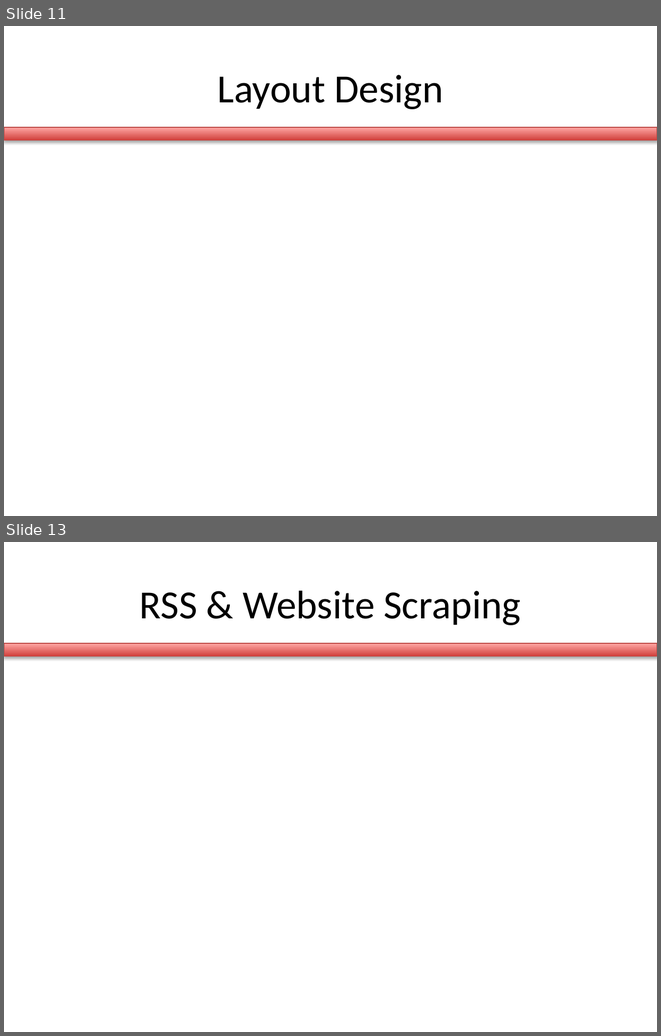
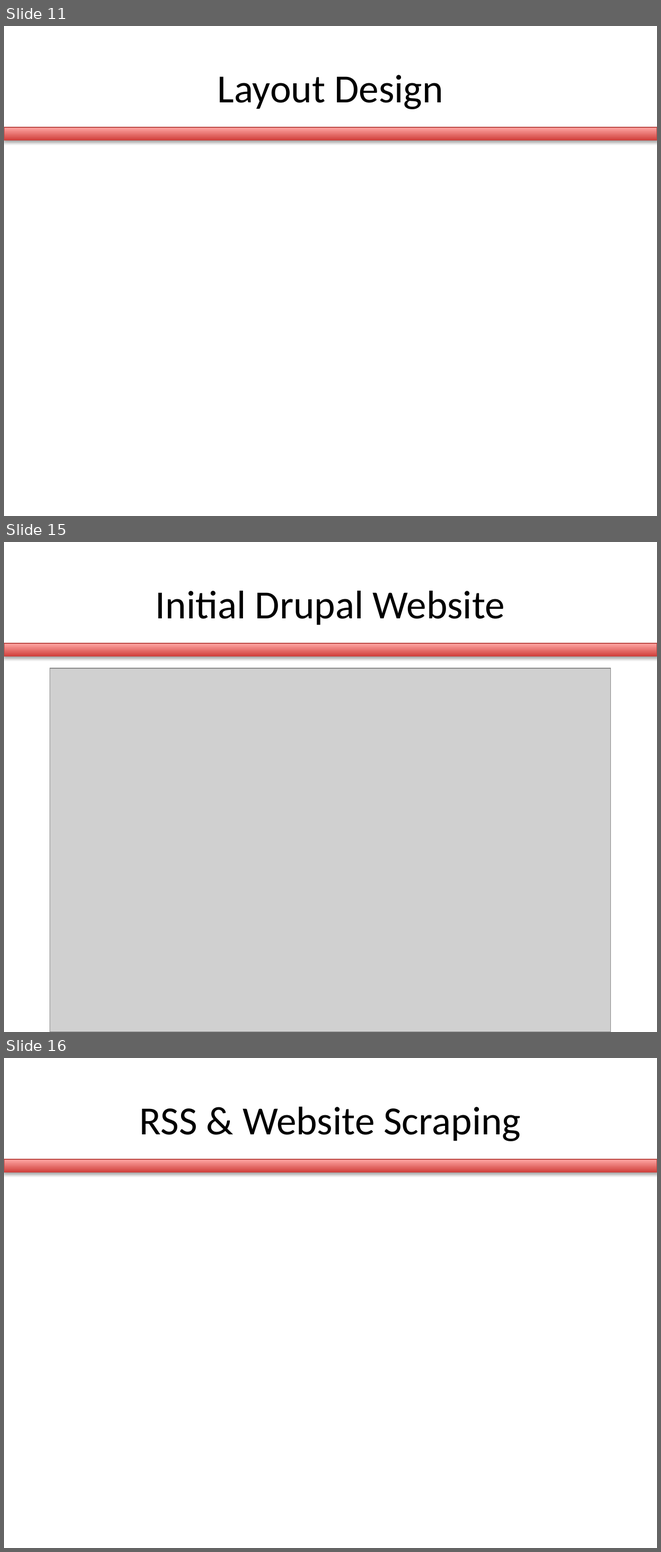
Before and after one commit to briantoth/Sun-in-the-City, a slide deck: se_process/milestone1/milestone1.pptx. Shown one above the other, each under a label of ours: slides 11 and 13 before the commit, slides 11, 15 and 16 after it; the slides between them are not shown. The pictures are 661x1036 and 661x1552 pixels, drawn with LibreOffice and Linux fonts; fonts in the diff are those of the drawing; grey boxes stand for pictures. Boxes give left, top, right and bottom in pixels: in the first picture for what was removed or moved away, otherwise in the second. Text is boxed around its words. In the diff, an @@ line names an element or a change of style, - is before the commit and + after.

Commit message:
slides about initial drupal website for milestone 1

```diff
--- a/se_process/milestone1/milestone1.pptx
+++ b/se_process/milestone1/milestone1.pptx
@@ slide 15 added at (4, 542, 657, 1032), background #FFFFFF; not listed: 1 template element that a slide beside it also shows @@
@@ title added at (156, 590, 505, 625), 44 pt, text #000000 @@
+Initial Drupal Website
@@ picture added at (50, 668, 611, 1032) @@
@@ what was slide 13 is now slide 16 @@
```
Also in this commit, not shown: 1 slide changed, 2 other slides added, 3 other files.
